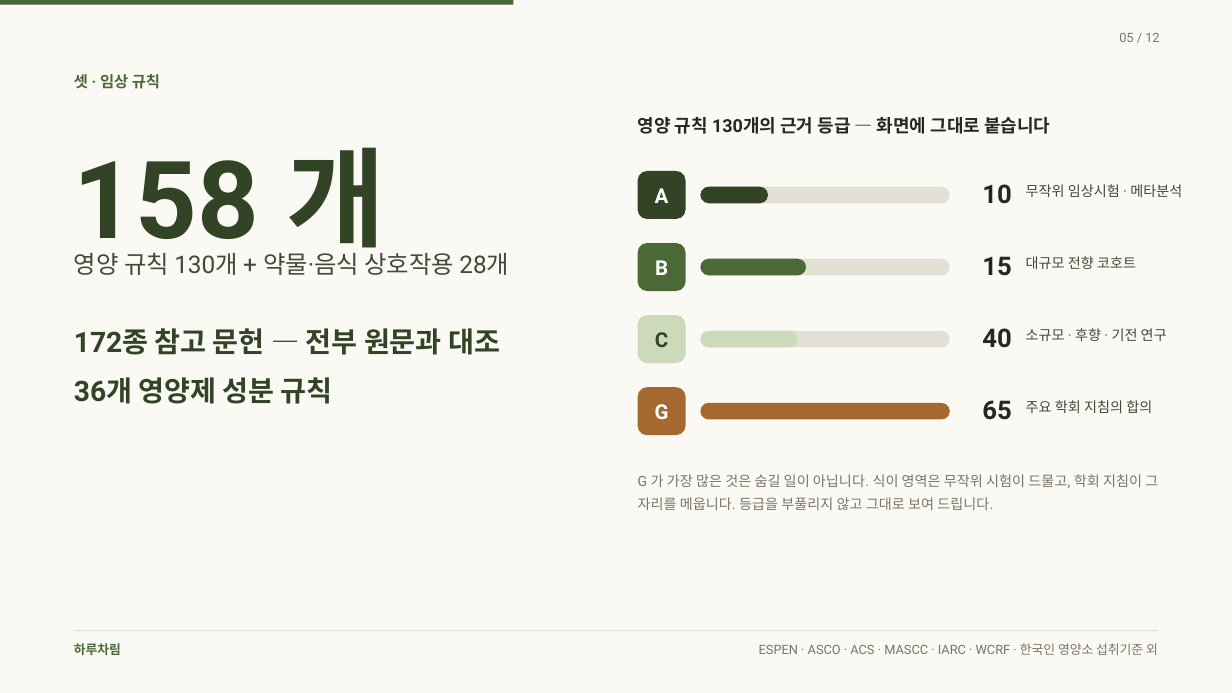
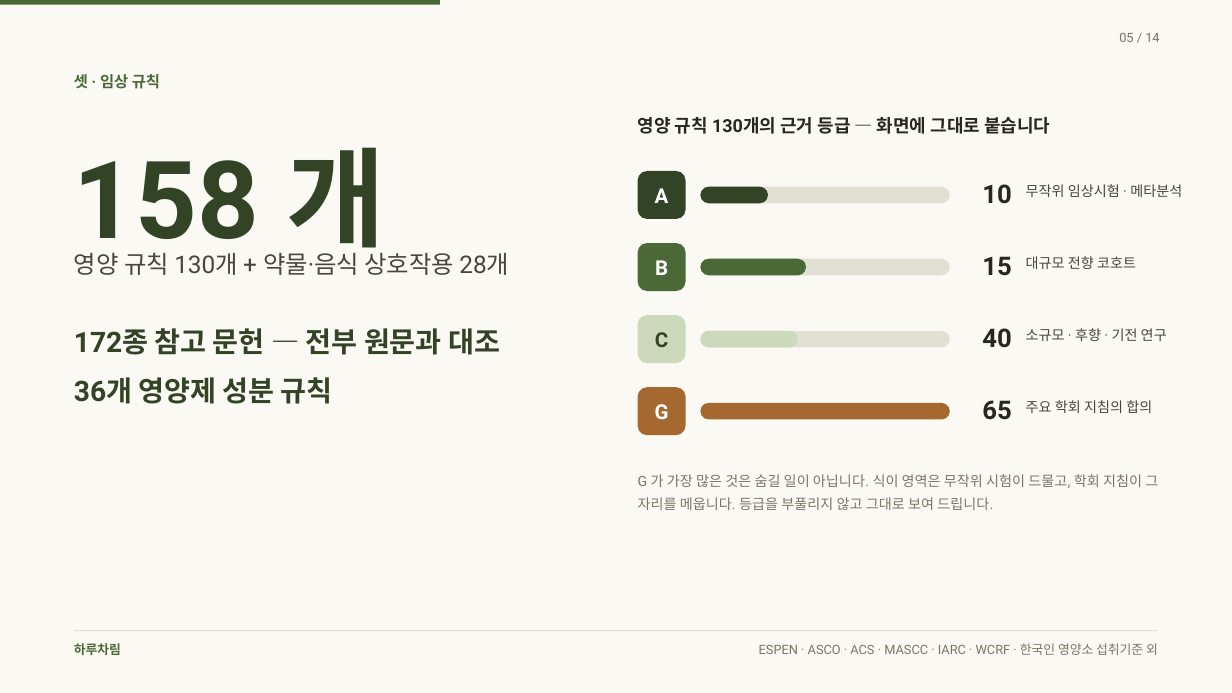
Before and after one commit to rohkwangwon-lang/harucharim-app, a slide deck: slide 5 of docs/홍보/하루차림-발표.pptx. Drawn at 1232x693 pixels with LibreOffice and Linux fonts; fonts in the diff are those of the drawing. Boxes give left, top, right and bottom in pixels: in the first picture for what was removed or moved away, otherwise in the second. Text is boxed around its words. In the diff, an @@ line names an element or a change of style, - is before the commit and + after.

```diff
--- a/docs/홍보/하루차림-발표.pptx
+++ b/docs/홍보/하루차림-발표.pptx
@@ rectangle: place and size @@
-rectangle at bbox=[0, 0, 514, 5]
+rectangle at bbox=[0, 0, 440, 5]
@@ text at bbox=[1119, 33, 1159, 42]: text changed @@
-05 / 12
+05 / 14
```
Also in this commit, not shown: 11 other slides changed, 2 slides added, 16 other files.
